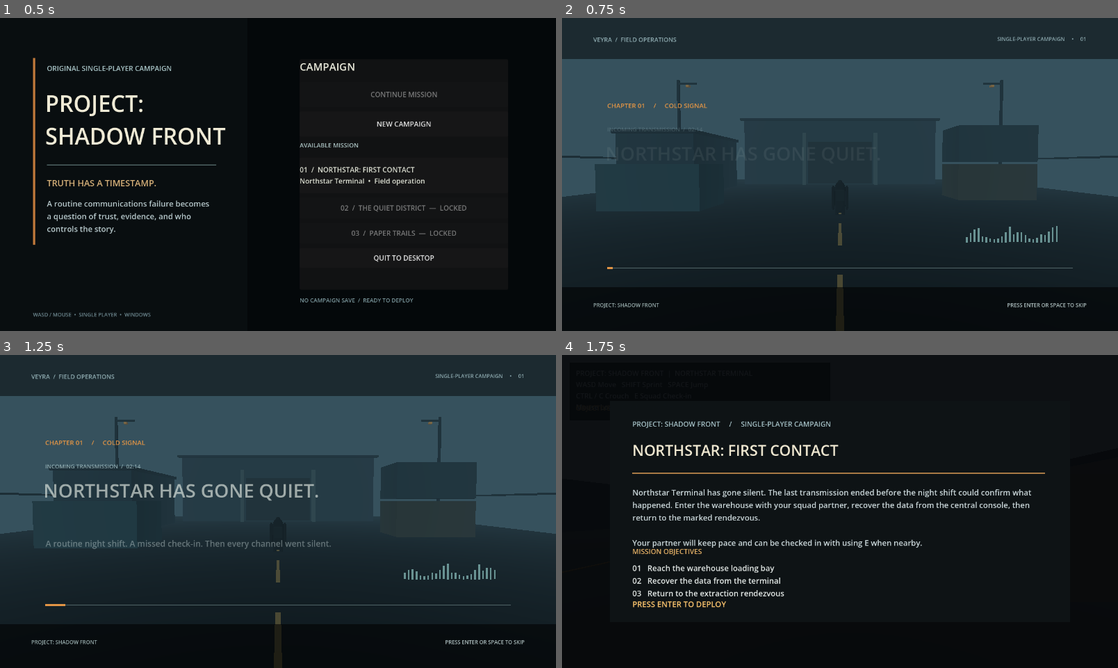
Above: before the commit, frames 1-4 (two rows, left to right).
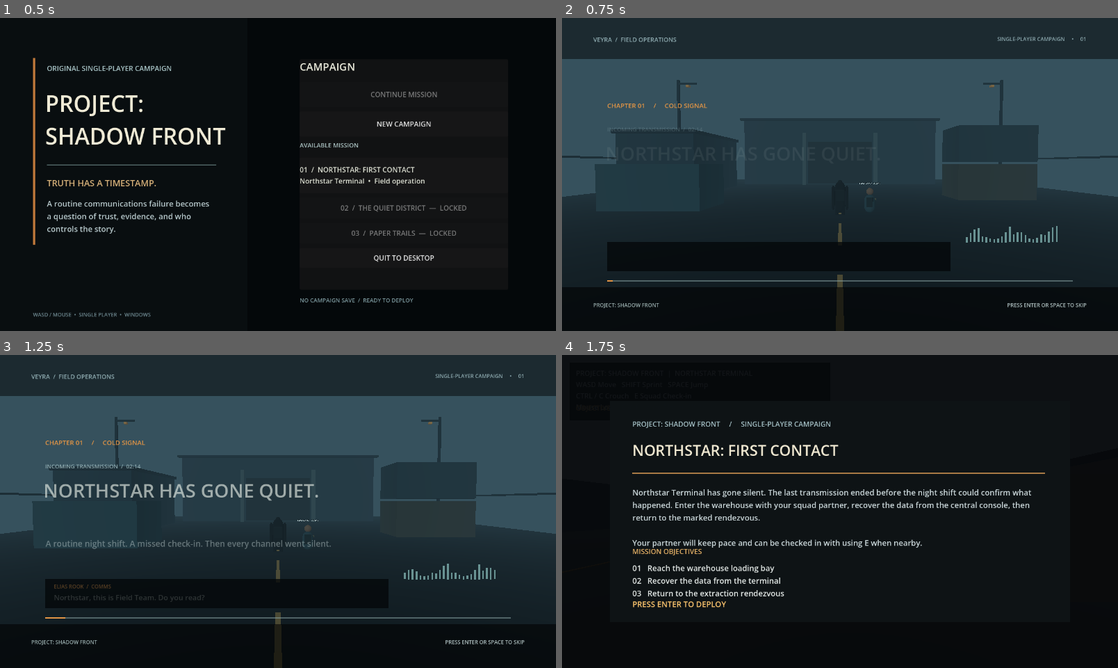
Above: after the commit, the same moments.

Repository: ahmadrohanmustafa-web/PROJECT-SHADOW-FRONT
Game: Godot game, scene res://scenes/main_menu.tscn
The game is run twice, just before and just after one commit, with the same random seed, the same clock (stepped at 60 frames per second) and the same inputs.
Inputs (mouse positions are in pixels of both pictures, inside the frame that each line leads up to):
- Up to frame 1 (0.5 s): no input
- Up to frame 2 (0.75 s): click "NEW CAMPAIGN" at 0.5 s
- Up to frame 3 (1.25 s): no input
- Up to frame 4 (1.75 s): tap Enter (ui_accept) at 1.25, 1.52 s; move the mouse to (962, 495) at 1.27 s; hold D from 1.28 s (still down); tap Keypad Enter at 1.35 s; click (962, 495) at 1.42 s

Frame 1 is identical in both runs. In frame 2, 1.0% of the frame differs, in the area x 8-92%, y 52-85%; in frame 3, 1.0%; in frame 4, nothing differs.

Commit message:
Stage Elias Rook and add cinematic dialogue subtitles

Diff:
--- a/scripts/opening_cinematic.gd
+++ b/scripts/opening_cinematic.gd
@@ -13,6 +13,9 @@
 var headline: Label
 var body_copy: Label
 var progress_fill: ColorRect
+var subtitle_speaker: Label
+var subtitle_line: Label
+var elias: ShadowFrontCompanion
 var signal_bars: Array[ColorRect] = []
 var elapsed := 0.0
 var finished := false
@@ -73,6 +76,7 @@
 		_add_box("Warning lamp", Vector3(x * 0.94, 11.35, -14.0), Vector3(0.32, 0.18, 0.32), ACCENT)
 
 	_build_operator()
+	_build_elias()
 
 func _build_operator() -> void:
 	operator_root = Node3D.new()
@@ -87,6 +91,16 @@
 	_add_character_mesh(CapsuleMesh.new(), operator_root, Vector3(-0.19, 0.36, 0.0), Vector3(0.24, 0.72, 0.25), uniform)
 	_add_character_mesh(CapsuleMesh.new(), operator_root, Vector3(0.19, 0.36, 0.0), Vector3(0.24, 0.72, 0.25), uniform)
 	_add_box_child(operator_root, "Backpack", Vector3(0.0, 1.25, 0.27), Vector3(0.48, 0.65, 0.24), Color(0.075, 0.10, 0.10))
+
+func _build_elias() -> void:
+	# Reuse the established companion character so the opening matches the
+	# squad partner encountered in the playable mission.
+	elias = ShadowFrontCompanion.new()
+	elias.name = "EliasRook"
+	elias.position = Vector3(1.75, 0.0, -0.5)
+	elias.rotation.y = deg_to_rad(-8.0)
+	elias.scale = Vector3.ONE * 0.92
+	add_child(elias)
 
 func _add_character_mesh(mesh: PrimitiveMesh, parent: Node3D, mesh_position: Vector3, mesh_scale: Vector3, tint: Color) -> void:
 	var instance := MeshInstance3D.new()
@@ -180,8 +194,19 @@
 		overlay.add_child(bar)
 		signal_bars.append(bar)
 
-	_add_overlay_rect(Vector2(104, 574), Vector2(1072, 2), Color(0.55, 0.66, 0.66, 0.5))
-	progress_fill = _add_overlay_rect(Vector2(104, 573), Vector2(0, 4), ACCENT)
+	_add_overlay_rect(Vector2(104, 516), Vector2(790, 66), Color(0.015, 0.028, 0.035, 0.78))
+	subtitle_speaker = _label("", 12, ACCENT)
+	subtitle_speaker.position = Vector2(124, 524)
+	subtitle_speaker.size = Vector2(740, 18)
+	overlay.add_child(subtitle_speaker)
+	subtitle_line = _label("", 17, PALE)
+	subtitle_line.position = Vector2(124, 545)
+	subtitle_line.size = Vector2(740, 30)
+	subtitle_line.autowrap_mode = TextServer.AUTOWRAP_WORD_SMART
+	overlay.add_child(subtitle_line)
+
+	_add_overlay_rect(Vector2(104, 604), Vector2(1072, 2), Color(0.55, 0.66, 0.66, 0.5))
+	progress_fill = _add_overlay_rect(Vector2(104, 603), Vector2(0, 4), ACCENT)
 	var skip := _label("PRESS ENTER OR SPACE TO SKIP", 12, Color(0.70, 0.77, 0.77))
 	skip.horizontal_alignment = HORIZONTAL_ALIGNMENT_RIGHT
 	skip.position = Vector2(820, 652)
@@ -203,20 +228,24 @@
 		operator_root.rotation.y = sin(elapsed * 0.35) * 0.025
 
 func _run_sequence() -> void:
-	await _show_beat("INCOMING TRANSMISSION  /  02:14", "NORTHSTAR HAS GONE QUIET.", "A routine night shift. A missed check-in. Then every channel went silent.", 3.8)
+	await _show_beat("INCOMING TRANSMISSION  /  02:14", "NORTHSTAR HAS GONE QUIET.", "A routine night shift. A missed check-in. Then every channel went silent.", 3.8, "ELIAS ROOK  /  COMMS", "Northstar, this is Field Team. Do you read?")
 	if finished: return
-	await _show_beat("VEYRA  /  NORTHERN INDUSTRIAL CORRIDOR", "THE LAST SIGNAL WAS AUTHENTIC.", "The relay confirms the distress call came from inside the terminal. Its timestamp does not match the public record.", 4.2)
+	await _show_beat("VEYRA  /  NORTHERN INDUSTRIAL CORRIDOR", "THE LAST SIGNAL WAS AUTHENTIC.", "The relay confirms the distress call came from inside the terminal. Its timestamp does not match the public record.", 4.2, "ELIAS ROOK  /  COMMS", "That timestamp is two minutes ahead of the relay log.")
 	if finished: return
-	await _show_beat("FIELD TEAM  /  DEPLOYMENT AUTHORIZED", "FIND THE ORIGINAL RECORD.", "You are being sent to recover the incident log and establish what happened before the story changes again.", 4.2)
+	await _show_beat("FIELD TEAM  /  DEPLOYMENT AUTHORIZED", "FIND THE ORIGINAL RECORD.", "You are being sent to recover the incident log and establish what happened before the story changes again.", 4.2, "ELIAS ROOK  /  COMMS", "I'll watch the comms. You get the original record.")
 	if finished: return
-	await _show_beat("CHAPTER 01  /  COLD SIGNAL", "SOMEONE CHANGED THE TIMELINE.", "Northstar Terminal  •  02:14 local time  •  Operation begins now.", 3.4)
+	await _show_beat("CHAPTER 01  /  COLD SIGNAL", "SOMEONE CHANGED THE TIMELINE.", "Northstar Terminal  •  02:14 local time  •  Operation begins now.", 3.4, "ELIAS ROOK  /  COMMS", "Let's find out who changed it.")
 	if finished: return
 	_finish_intro()
 
-func _show_beat(new_kicker: String, new_headline: String, new_body: String, hold_seconds: float) -> void:
+func _show_beat(new_kicker: String, new_headline: String, new_body: String, hold_seconds: float, speaker: String, dialogue: String) -> void:
 	kicker.text = new_kicker
 	headline.text = new_headline
 	body_copy.text = new_body
+	subtitle_speaker.text = speaker
+	subtitle_line.text = dialogue
+	subtitle_speaker.modulate.a = 0.0
+	subtitle_line.modulate.a = 0.0
 	kicker.modulate.a = 0.0
 	headline.modulate.a = 0.0
 	body_copy.modulate.a = 0.0
@@ -227,6 +256,8 @@
 	sequence_tween.tween_property(kicker, "modulate:a", 1.0, 0.65)
 	sequence_tween.tween_property(headline, "modulate:a", 1.0, 0.85).set_delay(0.12)
 	sequence_tween.tween_property(body_copy, "modulate:a", 1.0, 0.9).set_delay(0.3)
+	sequence_tween.tween_property(subtitle_speaker, "modulate:a", 1.0, 0.65).set_delay(0.45)
+	sequence_tween.tween_property(subtitle_line, "modulate:a", 1.0, 0.75).set_delay(0.55)
 	var target_width := 1072.0 * clampf((elapsed + hold_seconds) / 15.6, 0.0, 1.0)
 	sequence_tween.tween_property(progress_fill, "size:x", target_width, hold_seconds)
 	await get_tree().create_timer(hold_seconds).timeout
